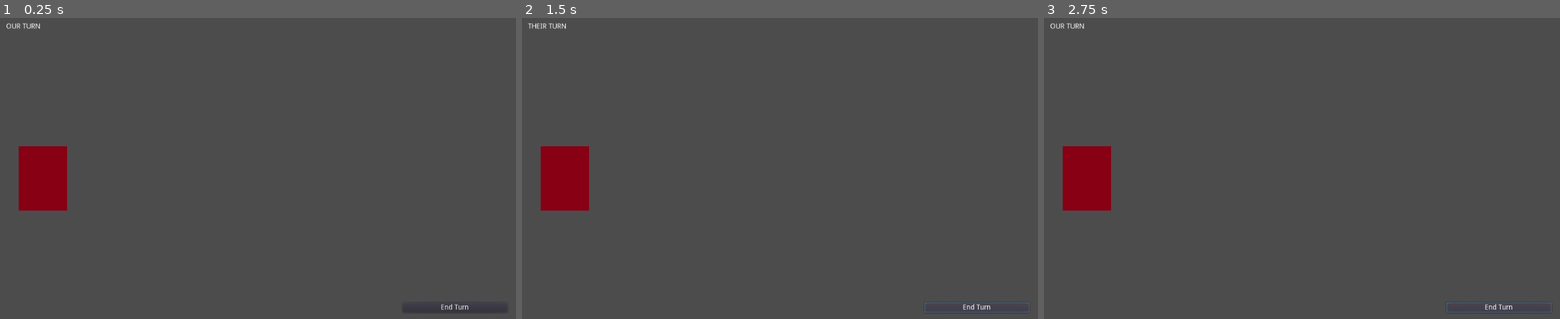
Above: before the commit, frames 1-3 (left to right).
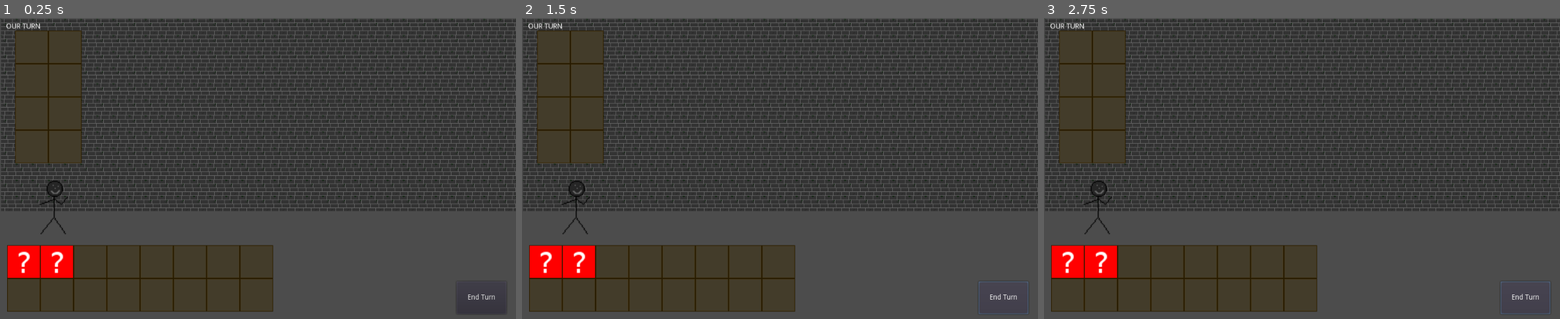
Above: after the commit, the same moments.

Repository: bocajspear1/ClassyWarriors
Game: Godot game, scene res://BattleScene.tscn
Same seed, same stepped clock (60 frames per second), same inputs: the game is played once before the commit and once after it.
Inputs:
- Up to frame 1 (0.25 s): no input
- Up to frame 2 (1.5 s): click "End Turn" at 0.5 s; click "End Turn" at 1.25 s
- Up to frame 3 (2.75 s): click "End Turn" at 2 s

The runs differ from the first frame. In frame 1, 57% of the frame differs, in the area x 0-100%, y 0-98%; in frame 2, 57%, in the area x 0-100%, y 0-99%; in frame 3, 57%.

Commit message:
Started on inventory

Diff:
--- a/BattleScene.gd
+++ b/BattleScene.gd
@@ -1,12 +1,20 @@
 extends Node
 
-# class member variables go here, for example:
-# var a = 2
-# var b = "textvar"
+
+var item_scene = load("res://Items/Item.tscn")
+
+var our_party = []
+var their_party = []
 
 func _ready():
-	# Called when the node is added to the scene for the first time.
-	# Initialization here
+	our_party.append($Units/TestUnit)
+	var new_item = item_scene.instance()
+	new_item.set_name("TestItem")
+	$Controls/Inventory.add_item_to_inventory(new_item)
+
+	var new_item2 = item_scene.instance()
+	new_item2.set_name("TestItem")
+	$Controls/Inventory.add_item_to_inventory(new_item2)
 	pass
 
 #func _process(delta):
@@ -16,6 +24,19 @@
 
 
 func _on_EndTurnButton_pressed():
+
+	# Check if everybody has an action
+	for unit in our_party:
+		if unit.get_action() == null:
+			return
+
+	for unit in our_party:
+		var action = unit.get_action()
+
+		if action == unit.ATTACK:
+			var damage = unit.get_damage()
+
+
 	$Controls/TurnLabel.text = "Their Turn"
 	yield(get_tree().create_timer(2),"timeout")
 	$Controls/TurnLabel.text = "Our Turn"
--- a/BattleScene.tscn
+++ b/BattleScene.tscn
@@ -1,13 +1,34 @@
-[gd_scene load_steps=3 format=2]
+[gd_scene load_steps=5 format=2]
 
 [ext_resource path="res://BattleScene.gd" type="Script" id=1]
-[ext_resource path="res://Unit.tscn" type="PackedScene" id=2]
+[ext_resource path="res://Sprites/Background.png" type="Texture" id=2]
+[ext_resource path="res://Inventory.tscn" type="PackedScene" id=3]
+[ext_resource path="res://Unit.tscn" type="PackedScene" id=4]
 
-[node name="BattleScene" type="Node" index="0"]
+[node name="BattleScene" type="Node"]
 
 script = ExtResource( 1 )
 
-[node name="Controls" type="Node" parent="." index="0"]
+[node name="Background" type="TextureRect" parent="." index="0"]
+
+anchor_left = 0.0
+anchor_top = 0.0
+anchor_right = 0.0
+anchor_bottom = 0.0
+margin_left = 2.0
+margin_top = 1.0
+margin_right = 1024.0
+margin_bottom = 384.0
+rect_pivot_offset = Vector2( 0, 0 )
+rect_clip_content = false
+mouse_filter = 1
+mouse_default_cursor_shape = 0
+size_flags_horizontal = 1
+size_flags_vertical = 1
+texture = ExtResource( 2 )
+stretch_mode = 2
+
+[node name="Controls" type="Node" parent="." index="1"]
 
 [node name="TurnLabel" type="Label" parent="Controls" index="0"]
 
@@ -37,10 +58,10 @@
 anchor_top = 0.0
 anchor_right = 0.0
 anchor_bottom = 0.0
-margin_left = 799.0
-margin_top = 566.0
-margin_right = 1007.0
-margin_bottom = 586.0
+margin_left = 906.0
+margin_top = 524.0
+margin_right = 1005.0
+margin_bottom = 589.0
 rect_pivot_offset = Vector2( 0, 0 )
 rect_clip_content = false
 focus_mode = 2
@@ -57,10 +78,19 @@
 align = 1
 _sections_unfolded = [ "Visibility" ]
 
-[node name="Units" type="Node" parent="." index="1"]
+[node name="Inventory" parent="Controls" index="2" instance=ExtResource( 3 )]
 
-[node name="KinematicBody2D" parent="Units" index="0" instance=ExtResource( 2 )]
+margin_left = 14.0
+margin_top = 452.0
+margin_right = 542.0
+margin_bottom = 584.0
+row_count = 2
+col_count = 8
 
-position = Vector2( 85.3185, 319.114 )
+[node name="Units" type="Node" parent="." index="2"]
+
+[node name="TestUnit" parent="Units" index="0" instance=ExtResource( 4 )]
+
+position = Vector2( 108.611, 365.789 )
 
 [connection signal="pressed" from="Controls/EndTurnButton" to="." method="_on_EndTurnButton_pressed"]
--- /dev/null
+++ b/Inventory.gd
@@ -0,0 +1,57 @@
+extends Node
+
+const SLOT_SIZE = 66
+
+var items = []
+
+export var row_count = 2
+export var col_count = 8
+
+var max_items = row_count * col_count
+
+
+func get_item_position(index):
+	var y  = SLOT_SIZE/2
+	var x = SLOT_SIZE/2
+
+	if index >= col_count:
+		y += SLOT_SIZE
+
+	x += (index % col_count) * SLOT_SIZE
+
+	return Vector2(x, y)
+
+func _ready():
+	max_items = row_count * col_count
+	self.rect_size = Vector2(SLOT_SIZE*col_count, SLOT_SIZE*row_count)
+
+func add_item_to_inventory(item):
+	if len(items) <= max_items:
+		# Reparent the item to us
+		var parent = item.get_parent()
+		if parent != null:
+			parent.remove_child(item)
+
+		add_child(item)
+
+
+		# Find a spot to put the item
+		for i in range(max_items):
+			if i+1 > len(items):
+				items.append(item)
+				item.position = get_item_position(i)
+				item.slot_id = i
+				return true
+			elif items[i] == null:
+				items[i] = item
+				item.position = get_item_position(i)
+				item.slot_id = i
+				return true
+		return false
+	else:
+		return false
+
+#func _process(delta):
+#	# Called every frame. Delta is time since last frame.
+#	# Update game logic here.
+#	pass
--- /dev/null
+++ b/Inventory.tscn
@@ -0,0 +1,25 @@
+[gd_scene load_steps=3 format=2]
+
+[ext_resource path="res://Sprites/slot.png" type="Texture" id=1]
+[ext_resource path="res://Inventory.gd" type="Script" id=2]
+
+[node name="Inventory" type="TextureRect"]
+
+anchor_left = 0.0
+anchor_top = 0.0
+anchor_right = 0.0
+anchor_bottom = 0.0
+margin_right = 528.0
+margin_bottom = 132.0
+rect_pivot_offset = Vector2( 0, 0 )
+rect_clip_content = false
+mouse_filter = 1
+mouse_default_cursor_shape = 0
+size_flags_horizontal = 1
+size_flags_vertical = 1
+texture = ExtResource( 1 )
+stretch_mode = 2
+script = ExtResource( 2 )
+_sections_unfolded = [ "Rect" ]
+row_count = 2
+col_count = 8
--- /dev/null
+++ b/Items/Item.gd
@@ -0,0 +1,21 @@
+extends Sprite
+
+export var slot_id = -1
+
+func _ready():
+	# Called when the node is added to the scene for the first time.
+	# Initialization here
+	pass
+
+#func _process(delta):
+#	# Called every frame. Delta is time since last frame.
+#	# Update game logic here.
+#	pass
+
+
+func _on_Control_mouse_entered():
+	$SelectGlow.show()
+
+
+func _on_Control_mouse_exited():
+	$SelectGlow.hide()
--- /dev/null
+++ b/Items/Item.tscn
@@ -0,0 +1,37 @@
+[gd_scene load_steps=4 format=2]
+
+[ext_resource path="res://Sprites/Default.png" type="Texture" id=1]
+[ext_resource path="res://Items/Item.gd" type="Script" id=2]
+[ext_resource path="res://Sprites/glow.png" type="Texture" id=3]
+
+[node name="Item" type="Sprite"]
+
+texture = ExtResource( 1 )
+script = ExtResource( 2 )
+slot_id = -1
+
+[node name="SelectGlow" type="Sprite" parent="." index="0"]
+
+visible = false
+texture = ExtResource( 3 )
+
+[node name="Control" type="Control" parent="." index="1"]
+
+anchor_left = 0.0
+anchor_top = 0.0
+anchor_right = 0.0
+anchor_bottom = 0.0
+margin_left = -32.0
+margin_top = -32.0
+margin_right = 32.0
+margin_bottom = 32.0
+rect_pivot_offset = Vector2( 0, 0 )
+rect_clip_content = false
+mouse_filter = 0
+mouse_default_cursor_shape = 0
+size_flags_horizontal = 1
+size_flags_vertical = 1
+
+[connection signal="mouse_entered" from="Control" to="." method="_on_Control_mouse_entered"]
+
+[connection signal="mouse_exited" from="Control" to="." method="_on_Control_mouse_exited"]
--- /dev/null
+++ b/Unit.gd
@@ -0,0 +1,36 @@
+extends KinematicBody2D
+
+export var ATTACK = 1
+export var DEFEND = 2
+export var SKILL_1 = 3
+export var SKILL_2 = 4
+
+var unit_hp = 100 # All units have 100 hp, this can be modified by items
+var unit_inventory = []
+
+
+func _ready():
+	# Called when the node is added to the scene for the first time.
+	# Initialization here
+	pass
+
+func get_damage():
+	for item in unit_inventory:
+		pass
+		# For each item, calculate damage and damage type
+		# return (phy_damage, magic_damage)
+
+func get_defense():
+	for item in unit_inventory:
+		pass
+		# For each item, calculate defense and defense type
+
+# Get the action this unit is going to do
+func get_action():
+
+	return null
+
+#func _process(delta):
+#	# Called every frame. Delta is time since last frame.
+#	# Update game logic here.
+#	pass
--- a/Unit.tscn
+++ b/Unit.tscn
@@ -1,25 +1,43 @@
-[gd_scene load_steps=3 format=2]
+[gd_scene load_steps=5 format=2]
 
-[ext_resource path="res://Sprites/placeholder.png" type="Texture" id=1]
+[ext_resource path="res://Unit.gd" type="Script" id=1]
+[ext_resource path="res://Sprites/stickguy.png" type="Texture" id=2]
+[ext_resource path="res://Inventory.tscn" type="PackedScene" id=3]
 
 [sub_resource type="ConvexPolygonShape2D" id=1]
 
 custom_solver_bias = 0.0
 points = PoolVector2Array( 0, -10, 8.66025, 5, -8.66025, 5 )
 
-[node name="KinematicBody2D" type="KinematicBody2D"]
+[node name="KinematicBody2D" type="KinematicBody2D" index="0"]
 
 input_pickable = false
 collision_layer = 1
 collision_mask = 1
 collision/safe_margin = 0.08
+script = ExtResource( 1 )
+ATTACK = 1
+DEFEND = 2
+SKILL_1 = 3
+SKILL_2 = 4
 
 [node name="Sprite" type="Sprite" parent="." index="0"]
 
-texture = ExtResource( 1 )
+scale = Vector2( 2, 2 )
+texture = ExtResource( 2 )
+_sections_unfolded = [ "Transform" ]
 
 [node name="CollisionShape2D" type="CollisionShape2D" parent="." index="1"]
 
 scale = Vector2( 5, 7 )
 shape = SubResource( 1 )
 _sections_unfolded = [ "Transform" ]
+
+[node name="Inventory" parent="." index="2" instance=ExtResource( 3 )]
+
+margin_left = -79.0
+margin_top = -341.0
+margin_right = -12.0
+margin_bottom = -77.0
+row_count = 4
+col_count = 2
Binary file added: Sprites/Background.png
Not shown, added: Sprites/Background.png.import
Binary file added: Sprites/Default.png
Not shown, added: Sprites/Default.png.import
Binary file added: Sprites/glow.png
Not shown, added: Sprites/glow.png.import
Binary file added: Sprites/slot.png
Not shown, added: Sprites/slot.png.import
Binary file added: Sprites/stickguy.png
Not shown, added: Sprites/stickguy.png.import
